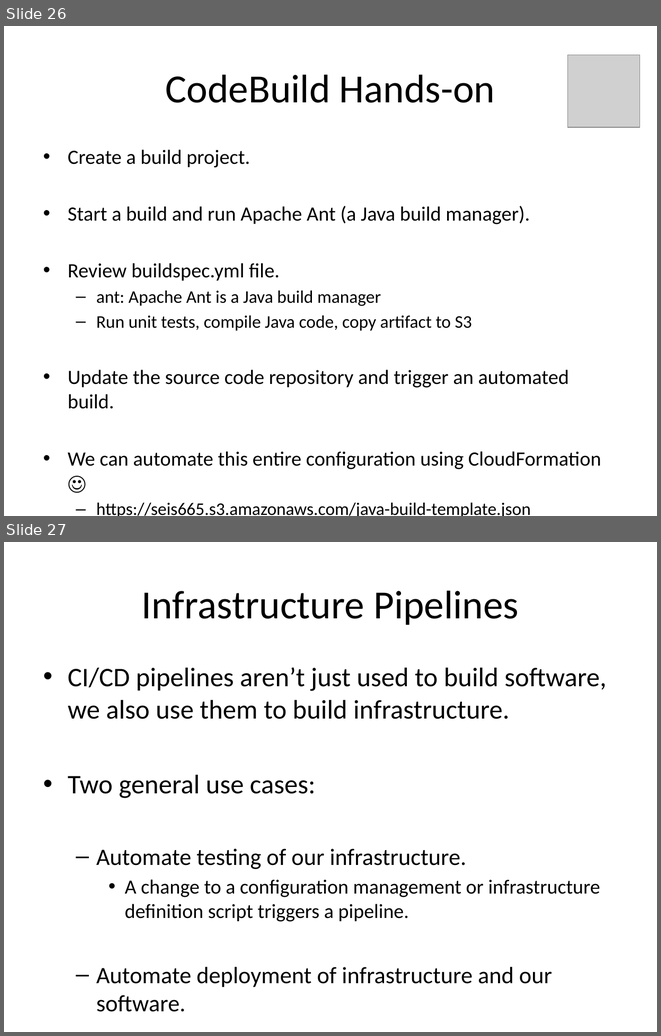
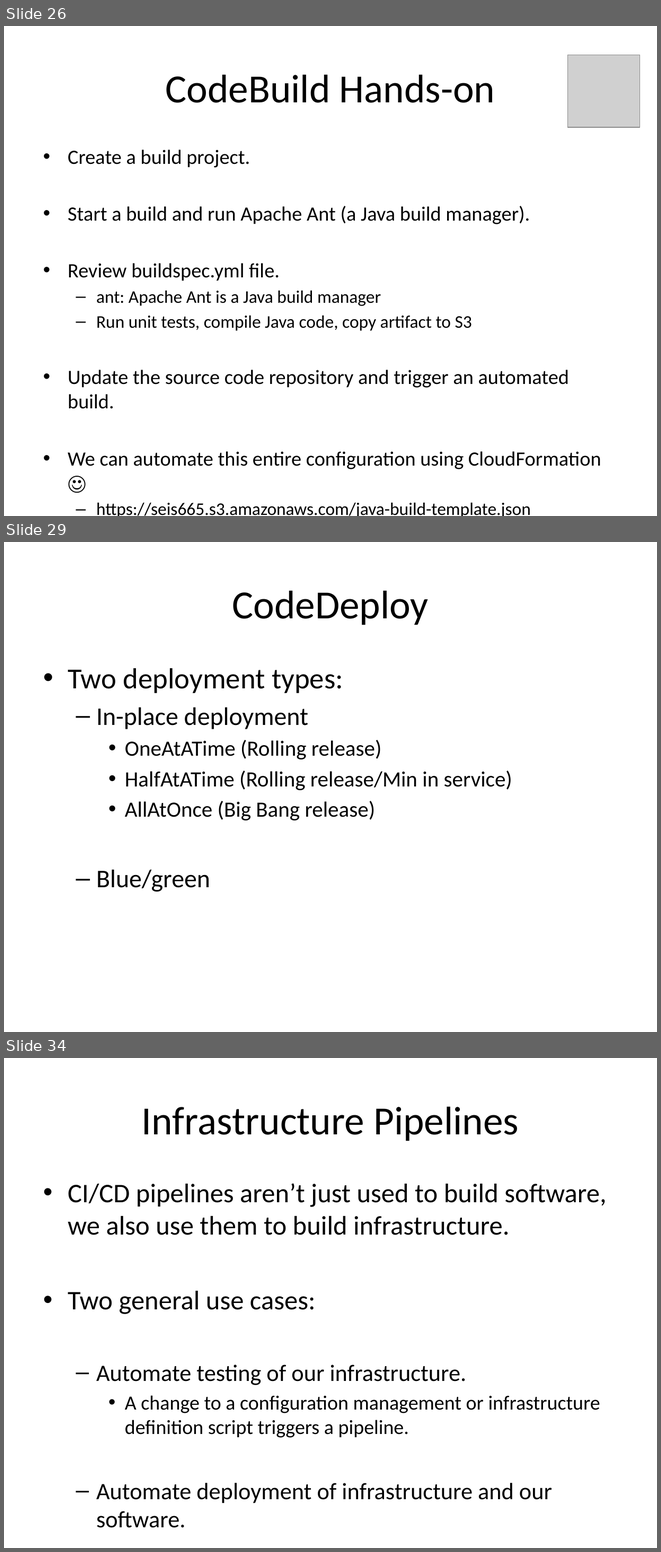
Before and after one commit to jasondbaker/infrastructure-class, a slide deck: lectures/infrastructure-week-10.pptx. Shown one above the other, each under a label of ours: slides 26 and 27 before the commit, slides 26, 29 and 34 after it; the slides between them are not shown. The pictures are 661x1036 and 661x1552 pixels, drawn with LibreOffice and Linux fonts; fonts in the diff are those of the drawing; grey boxes stand for pictures. Boxes give left, top, right and bottom in pixels: in the first picture for what was removed or moved away, otherwise in the second. Text is boxed around its words. In the diff, an @@ line names an element or a change of style, - is before the commit and + after.

```diff
--- a/lectures/infrastructure-week-10.pptx
+++ b/lectures/infrastructure-week-10.pptx
@@ slide 29 added at [4, 542, 657, 1032], background #FFFFFF @@
@@ title added at [232, 590, 429, 625], 44 pt, text #000000 @@
+CodeDeploy
@@ text added at [68, 668, 512, 892], 24 pt, text #000000 @@
+• Two deployment types:
+  – In-place deployment
+    • OneAtATime (Rolling release)
+    • HalfAtATime (Rolling release/Min in service)
+    • AllAtOnce (Big Bang release)
+  – Blue/green
@@ what was slide 27 is now slide 34 @@
```
Also in this commit, not shown: 6 other slides added, 6 other files.
